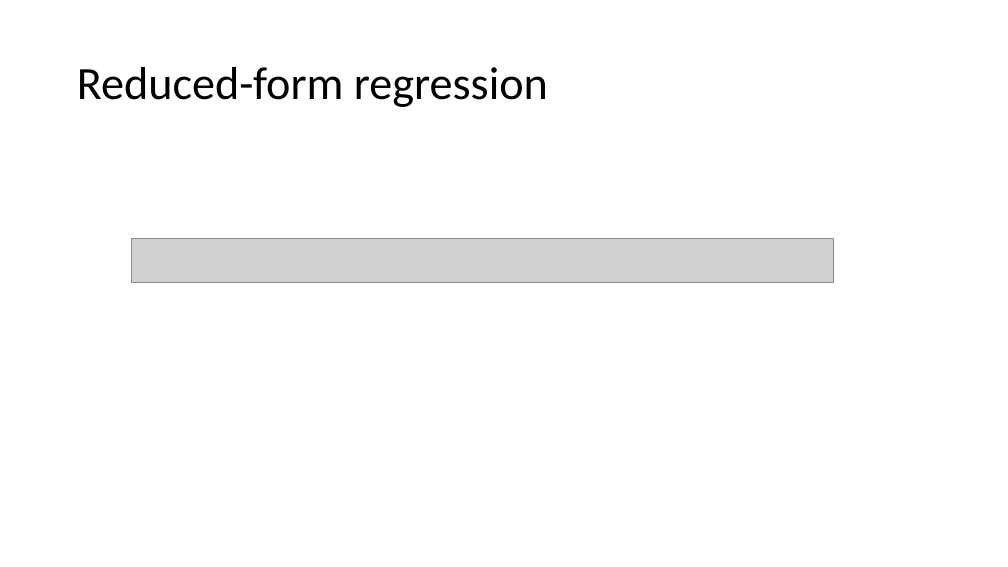
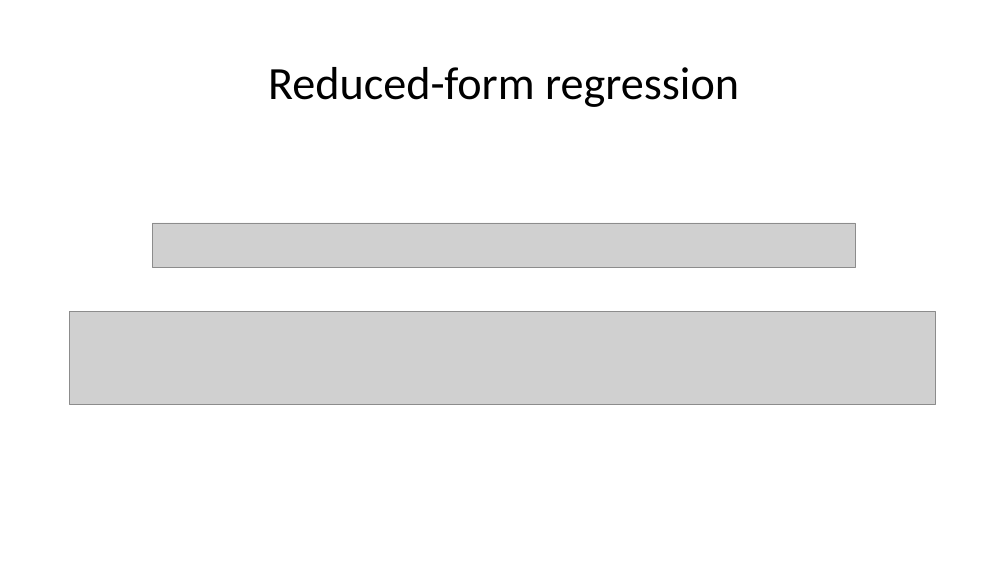
Before and after one commit to saraghivarello/Climate-and-conflict, a slide deck: slide 6 of Weather, conflicts and IDPs in Somalia_isi.odp. Drawn at 1008x567 pixels with LibreOffice and Linux fonts; fonts in the diff are those of the drawing; grey boxes stand for pictures. Boxes give left, top, right and bottom in pixels: in the first picture for what was removed or moved away, otherwise in the second. Text is boxed around its words. In the diff, an @@ line names an element or a change of style, - is before the commit and + after.

```diff
--- a/Weather, conflicts and IDPs in Somalia_isi.odp
+++ b/Weather, conflicts and IDPs in Somalia_isi.odp
@@ title "Reduced-form regression" at [268,67,739,107]: alignment left to centre @@
@@ picture: place and size @@
-picture at [131,238,833,282]
+picture at [153,223,855,267]
@@ picture added at [70,312,936,405] @@
```
Also in this commit, not shown: 8 other slides changed, 4 slides added, 4 slides removed, 1 other file.
